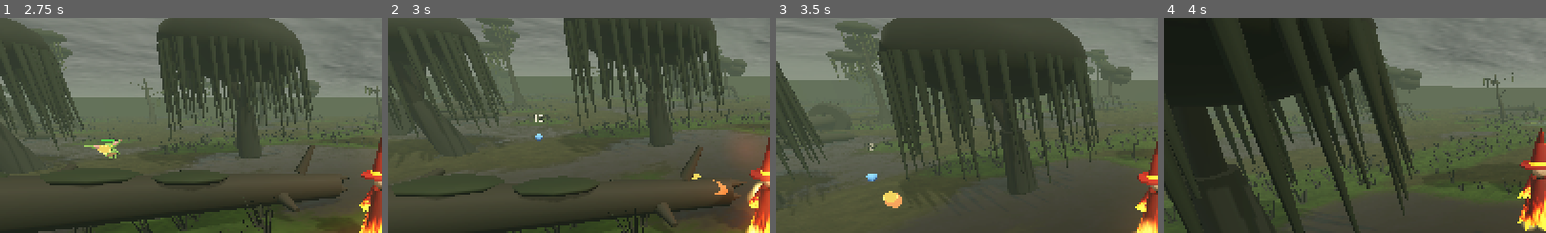
Above: before the commit, frames 1-4 (left to right).
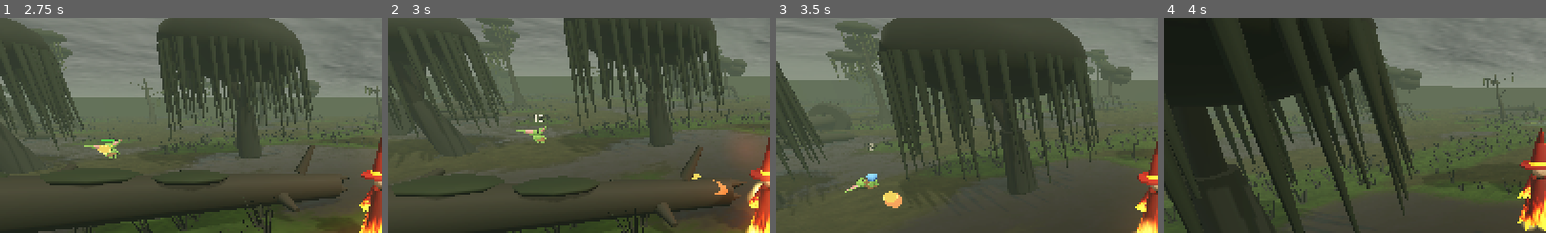
Above: after the commit, the same moments.

Repository: aalkouri/dark_republic
Game: Godot game, scene res://scenes/main.tscn
Same seed, same stepped clock (60 frames per second), same inputs: the game is played once before the commit and once after it.
Inputs (mouse positions are % of the whole screen's width and height, from its top left):
- Up to frame 1 (2.75 s): tap Enter at 0.5 s; move the mouse to (55, 50) at 0.52 s; hold 1 (ability_1) 0.53-1.28 s; hold W (move_forward) from 0.53 s (still down); click (55, 50) at 0.67 s; tap Space (jump) at 0.77, 1.52 s; move the mouse to (45, 50) at 1.27 s; tap 2 (ability_2) at 1.35 s; move the mouse to (52, 48) at 2.02 s; hold 3 (ability_3) from 2.03 s (still down)
- Up to frame 2 (3 s): keep holding W (move_forward); move the mouse to (49, 52) at 2.77 s; release 3 (ability_3) at 2.78 s; tap Alt (inspect) at 2.85 s; click (49, 52) at 2.92 s
- Up to frame 3 (3.5 s): keep holding W (move_forward); tap Space (jump) at 3.02 s
- Up to frame 4 (4 s): keep holding W (move_forward); move the mouse to (57, 51) at 3.52 s; hold Shift (slide) from 3.53 s (still down); tap Space (jump) at 3.77 s
The pictures show only the part of the screen within x 0-50%, y 12-62%; the shares and areas given below are measured in that part.

Frame 1 is identical in both runs. In frame 2, 0.2% of the frame differs, in the area x 33-42%, y 50-59%; in frame 3, 0.2%; in frame 4, nothing differs.

Commit message:
Goblins fall over when they die and vanish after 3 seconds
- Corpse pool (one MultiMesh, shared goblin mesh): topple backwards with a
  small bounce, lie on the ground, sink away at 3 s
- Keeps clothing tint and epic glow; burned goblins are charred
- Pool of 600, recycles the oldest on mass kills
- Tests for fall direction, timing and the pool cap

Co-Authored-By: Claude Opus 5.5 <noreply@anthropic.com>
Claude-Session: https://claude.ai/code/session_01PDQ6QKomcnumw5VxmLEBbX

Diff:
--- /dev/null
+++ b/scripts/corpse_manager.gd
@@ -0,0 +1,130 @@
+class_name CorpseManager
+extends Node3D
+## Dead goblins: they topple over backwards, lie on the ground, then sink out of sight,
+## gone LIFETIME seconds after death. One MultiMesh with the shared goblin mesh; if the pool
+## fills (mass kills), the oldest corpse is recycled.
+
+const LIFETIME := 3.0
+const FALL_TIME := 0.35      # topple duration
+const SINK_TIME := 0.45      # last part of the lifetime: sink into the ground
+const MAX := 600
+const STRIDE := 20           # 12 transform + 4 color + 4 custom (tint, fx)
+const CHAR := Color(0.16, 0.12, 0.1)
+
+var _pos := PackedVector3Array()
+var _dir := PackedVector2Array()     # facing (x, z) at death
+var _scale := PackedFloat32Array()
+var _tint: Array[Color] = []
+var _fx := PackedFloat32Array()      # 4 if epic (keeps the purple glow)
+var _age := PackedFloat32Array()
+var _side := PackedFloat32Array()    # small random sideways lean so piles look natural
+var _count := 0
+var _next := 0
+var _buf := PackedFloat32Array()
+var _mm: MultiMesh
+
+
+func _ready() -> void:
+	_pos.resize(MAX)
+	_dir.resize(MAX)
+	_scale.resize(MAX)
+	_tint.resize(MAX)
+	_fx.resize(MAX)
+	_age.resize(MAX)
+	_side.resize(MAX)
+	_buf.resize(MAX * STRIDE)
+	for i in MAX:
+		for k in 4:
+			_buf[i * STRIDE + 12 + k] = 1.0
+	_mm = MultiMesh.new()
+	_mm.transform_format = MultiMesh.TRANSFORM_3D
+	_mm.use_colors = true
+	_mm.use_custom_data = true
+	_mm.mesh = GoblinMesh.build()
+	_mm.instance_count = MAX
+	_mm.visible_instance_count = 0
+	var mmi := MultiMeshInstance3D.new()
+	mmi.multimesh = _mm
+	mmi.custom_aabb = AABB(Vector3(-500, -50, -500), Vector3(1000, 100, 1000))
+	add_child(mmi)
+
+
+## Add a corpse. `facing` is the direction the goblin was facing (it falls the other way).
+func add(at: Vector3, facing: Vector3, scale: float, tint: Color, epic: bool, burned: bool) -> void:
+	var i: int
+	if _count < MAX:
+		i = _count
+		_count += 1
+	else:
+		i = _next   # recycle the oldest
+		_next = (_next + 1) % MAX
+	var f := Vector2(facing.x, facing.z)
+	_dir[i] = f.normalized() if f.length_squared() > 0.0001 else Vector2(0, 1)
+	_pos[i] = at
+	_scale[i] = scale
+	_tint[i] = CHAR if burned else tint
+	_fx[i] = 4.0 if epic and not burned else 0.0
+	_age[i] = 0.0
+	_side[i] = randf_range(-0.35, 0.35)
+
+
+func _process(dt: float) -> void:
+	for i in _count:
+		_age[i] += dt
+		_write(i)
+	_mm.buffer = _buf
+	_mm.visible_instance_count = _count
+
+
+func _write(i: int) -> void:
+	var b := i * STRIDE
+	var age := _age[i]
+	if age >= LIFETIME:
+		for k in 12:
+			_buf[b + k] = 0.0   # gone (scaled to nothing)
+		return
+	var s := _scale[i]
+	# Topple backwards with a little bounce at the end
+	var t := clampf(age / FALL_TIME, 0.0, 1.0)
+	var fall := t * t
+	if t >= 1.0:
+		fall = 1.0 + 0.06 * sin(minf((age - FALL_TIME) / 0.15, 1.0) * PI)
+	var angle := fall * PI * 0.5
+	var f := Vector3(_dir[i].x, 0.0, _dir[i].y)
+	var yaw := Basis(Vector3(f.z, 0, -f.x), Vector3.UP, f)   # local +Z = facing
+	var tip := Basis(Vector3.RIGHT, -angle)                  # fall back: top goes to -Z
+	var lean := Basis(Vector3.FORWARD, _side[i] * fall)
+	var basis := (yaw * tip * lean).scaled(Vector3.ONE * s)
+	# Lift as it falls so the body rests on the ground; sink at the end
+	var y := _pos[i].y + 0.22 * s * fall
+	var sink_start := LIFETIME - SINK_TIME
+	if age > sink_start:
+		y -= ((age - sink_start) / SINK_TIME) * 0.75 * s
+	_buf[b] = basis.x.x; _buf[b + 1] = basis.y.x; _buf[b + 2] = basis.z.x; _buf[b + 3] = _pos[i].x
+	_buf[b + 4] = basis.x.y; _buf[b + 5] = basis.y.y; _buf[b + 6] = basis.z.y; _buf[b + 7] = y
+	_buf[b + 8] = basis.x.z; _buf[b + 9] = basis.y.z; _buf[b + 10] = basis.z.z; _buf[b + 11] = _pos[i].z
+	var c: Color = _tint[i]
+	_buf[b + 16] = c.r
+	_buf[b + 17] = c.g
+	_buf[b + 18] = c.b
+	_buf[b + 19] = _fx[i]
+
+
+## Corpses still visible (for tests/debug).
+func active_count() -> int:
+	var n := 0
+	for i in _count:
+		if _age[i] < LIFETIME:
+			n += 1
+	return n
+
+
+func age_of_newest() -> float:
+	var best := 1e9
+	for i in _count:
+		best = minf(best, _age[i])
+	return best
+
+
+func fall_angle(i: int) -> float:
+	return clampf(_age[i] / FALL_TIME, 0.0, 1.0)
--- a/scripts/enemy_manager.gd
+++ b/scripts/enemy_manager.gd
@@ -37,6 +37,7 @@
 var water: SwampWater          # optional: goblins wade (and slow down) in swamp pools
 const WATER_SPEED_MULT := 0.5
 var numbers: DamageNumbers      # optional: floating damage numbers
+var corpses: CorpseManager      # optional: dead goblins fall over and linger for 3 s
 const BURN_NUMBER_INTERVAL := 0.5   # burn damage is totalled and shown twice a second
 const BAR_STRIDE := 16              # health bars: 12 transform + 4 custom (hp fraction, epic)
 const BAR_HIDE_DIST := 45.0
@@ -258,6 +259,13 @@
 func _kill(i: int) -> void:
 	dead[i] = 1
 	_dead_count += 1
+	if corpses != null:
+		var t := typ[i]
+		var col: Color = t_color[t]
+		if epic[i]:
+			col = col.lerp(EPIC_TINT, 0.7)
+		var facing := Vector3(vel[i].x, 0.0, vel[i].z)
+		corpses.add(pos[i], facing, t_scale[t] * sz[i], col, epic[i] == 1, burn_t[i] > 0.0)
 	if epic[i]:
 		epic_killed.emit(pos[i])
 	if burn_t[i] > 0.0:
--- a/scripts/main.gd
+++ b/scripts/main.gd
@@ -39,6 +39,7 @@
 var hud: Hud
 var water: SwampWater
 var numbers: DamageNumbers
+var corpses: CorpseManager
 var music: AudioStreamPlayer
 var fx: FxManager
 var abilities: Abilities
@@ -156,6 +157,9 @@
 	numbers = DamageNumbers.new()
 	add_child(numbers)
 	enemies.numbers = numbers
+	corpses = CorpseManager.new()
+	add_child(corpses)
+	enemies.corpses = corpses
 
 	gems = GemManager.new()
 	add_child(gems)
@@ -187,7 +191,7 @@
 	add_child(hud)
 	hud.setup(self)
 	# Main runs while paused (menus, input); all gameplay nodes freeze with the pause.
-	for n in [fx, enemies, numbers, gems, weapons, abilities, potions, goblin_audio, items]:
+	for n in [fx, enemies, numbers, corpses, gems, weapons, abilities, potions, goblin_audio, items]:
 		(n as Node).process_mode = Node.PROCESS_MODE_PAUSABLE
 
 	Events.enemy_killed.connect(_on_enemy_killed)
--- a/tools/test_abilities.gd
+++ b/tools/test_abilities.gd
@@ -241,6 +241,36 @@
 		dn._process(dt)
 	_check("burn numbers ~2 per second", shown >= 2 and shown <= 3, "%d numbers in 1 s" % shown)
 
+	# 9) Corpses: fall over, stay, gone 3 s after death
+	var cm := CorpseManager.new()
+	add_child(cm)
+	em.corpses = cm
+	em.count = 0
+	var victim := em.spawn(EnemyManager.GRUNT, Vector3(2, 0, 2), 1.0)
+	em.vel[victim] = Vector3(0, 0, 3)
+	em.damage(victim, 1e6)
+	_check("dead goblin leaves a corpse", cm.active_count() == 1, "corpses %d" % cm.active_count())
+	for f in 30:
+		cm._process(dt)
+	var up := Vector3(cm._buf[1], cm._buf[5], cm._buf[9]).normalized()   # corpse's local up axis
+	_check("corpse has fallen over (lying down)", absf(up.y) < 0.2, "up.y %.2f" % up.y)
+	_check("corpse fell backwards (away from where it faced)", up.z < -0.8, "up %s" % str(up))
+	for f in 120:
+		cm._process(dt)
+	_check("corpse still there at 2.5 s", cm.active_count() == 1, "")
+	for f in 31:
+		cm._process(dt)
+	_check("corpse gone after 3 s", cm.active_count() == 0, "after %.2f s" % ((30 + 120 + 31) * dt))
+	# Mass kill: pool recycles instead of growing without bound
+	em.count = 0
+	for k in 700:
+		var e := em.spawn(EnemyManager.GRUNT, Vector3(k % 30, 0, k / 30), 1.0)
+		if e < 0:
+			break
+	for k in em.count:
+		em.damage(k, 1e6)
+	_check("mass kills stay within the corpse pool", cm._count <= CorpseManager.MAX, "%d" % cm._count)
+
 	print("TEST %s (%d failures)" % ["PASS" if fails == 0 else "FAIL", fails])
 	get_tree().quit(1 if fails else 0)
 
Not shown, added: scripts/corpse_manager.gd.uid
Not shown, changed: README.md
